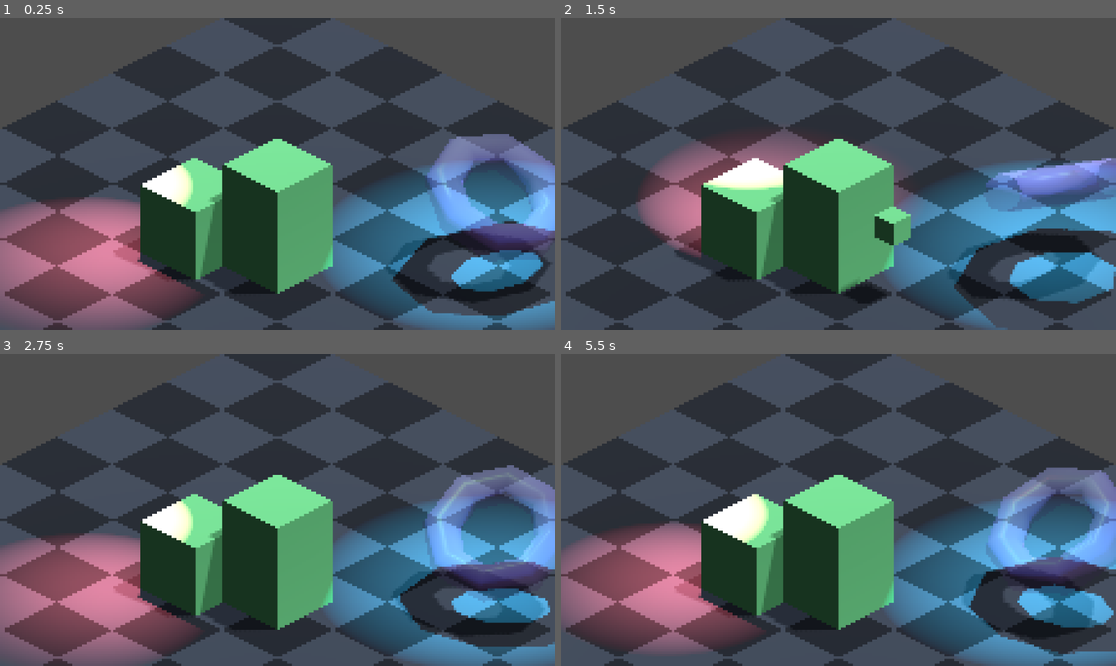
Above: before the commit, frames 1-4 (two rows, left to right).
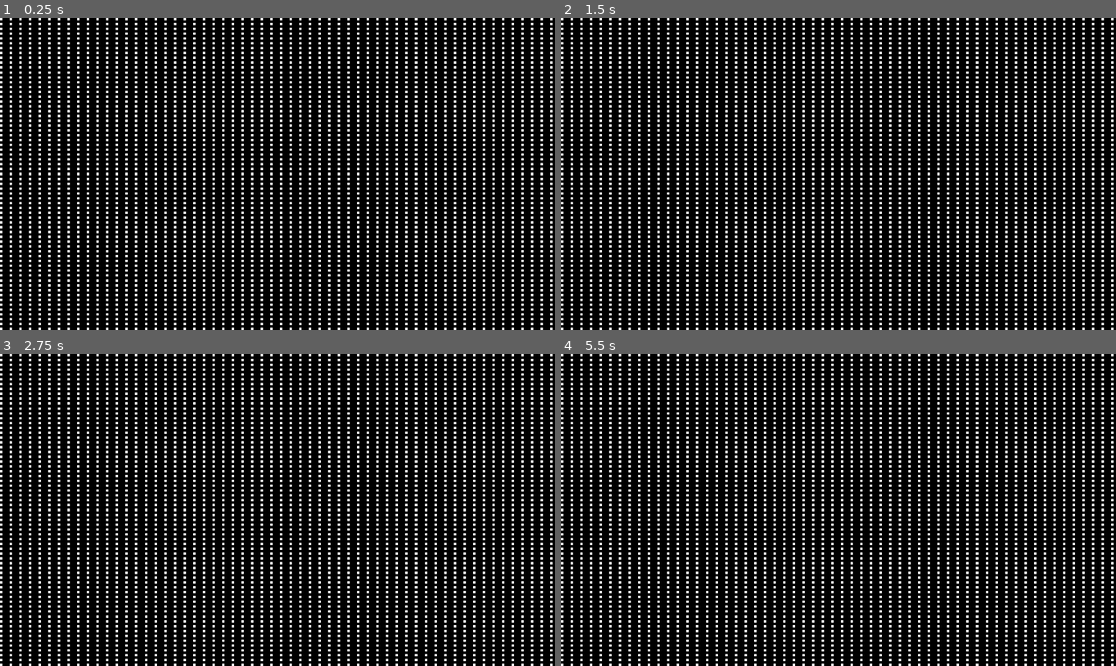
Above: after the commit, the same moments.

Repository: Combifightet/3d-pixel-art
Game: Godot game, scene res://scenes/main.tscn
Same seed, same stepped clock (60 frames per second), same inputs: the game is played once before the commit and once after it.
Inputs:
- Up to frame 1 (0.25 s): no input
- Up to frame 2 (1.5 s): no input
- Up to frame 3 (2.75 s): no input
- Up to frame 4 (5.5 s): no input

The runs differ from the first frame. In frame 1, 99% of the frame differs, in the area x 0-100%, y 0-100%; in frame 2, 99%; in frame 3, 99%; in frame 4, 99%.

Commit message:
chore: start migration to compatibility renderer

Diff:
--- a/project.godot
+++ b/project.godot
@@ -15,3 +15,8 @@
 run/main_scene="uid://omjjygspxutj"
 config/features=PackedStringArray("4.5", "GL Compatibility")
 config/icon="res://icon.svg"
+
+[rendering]
+
+renderer/rendering_method="gl_compatibility"
+renderer/rendering_method.mobile="gl_compatibility"
--- a/scenes/main.tscn
+++ b/scenes/main.tscn
@@ -1,16 +1,24 @@
-[gd_scene load_steps=19 format=3 uid="uid://omjjygspxutj"]
+[gd_scene load_steps=23 format=3 uid="uid://omjjygspxutj"]
 
 [ext_resource type="Script" uid="uid://l706aicvakf2" path="res://scripts/main.gd" id="1_o5qli"]
-[ext_resource type="Shader" uid="uid://dlxl1ys88d7o" path="res://shaders/edge_detection.gdshader" id="2_0wfyh"]
+[ext_resource type="Shader" uid="uid://dlxl1ys88d7o" path="res://shaders/edge_detection_Compatibility.gdshader" id="2_0wfyh"]
 [ext_resource type="Shader" uid="uid://coxtcp3p28on3" path="res://shaders/grid.gdshader" id="3_sugp2"]
+[ext_resource type="Script" uid="uid://bw6pv1fo30dnv" path="res://scripts/normal_buff_gen.gd" id="4_jyhfs"]
+[ext_resource type="Shader" uid="uid://c7ku25mckhl6y" path="res://shaders/normal.gdshader" id="5_tbgi4"]
+
+[sub_resource type="ViewportTexture" id="ViewportTexture_tbgi4"]
+viewport_path = NodePath("NormalViewportContainer/NormalViewport")
 
 [sub_resource type="ShaderMaterial" id="ShaderMaterial_sugp2"]
-render_priority = 0
+resource_local_to_scene = true
+render_priority = -1
 shader = ExtResource("2_0wfyh")
-shader_parameter/lineHighlight = 0.1999999955296
-shader_parameter/lineShadow = 0.5499999877064
+shader_parameter/NORMAL_TEXTURE = SubResource("ViewportTexture_tbgi4")
+shader_parameter/lineHighlight = 0.2
+shader_parameter/lineShadow = 0.55
 
 [sub_resource type="QuadMesh" id="QuadMesh_jyhfs"]
+resource_local_to_scene = true
 material = SubResource("ShaderMaterial_sugp2")
 flip_faces = true
 size = Vector2(2, 2)
@@ -118,6 +126,10 @@
 &"anim_loop": SubResource("Animation_sugp2")
 }
 
+[sub_resource type="ShaderMaterial" id="ShaderMaterial_tefeu"]
+render_priority = 0
+shader = ExtResource("5_tbgi4")
+
 [node name="Main" type="Node3D"]
 script = ExtResource("1_o5qli")
 
@@ -202,3 +214,22 @@
 &"": SubResource("AnimationLibrary_jyhfs")
 }
 autoplay = "anim_loop"
+
+[node name="NormalViewportContainer" type="SubViewportContainer" parent="."]
+texture_filter = 1
+anchors_preset = 15
+anchor_right = 1.0
+anchor_bottom = 1.0
+grow_horizontal = 2
+grow_vertical = 2
+stretch = true
+stretch_shrink = 5
+
+[node name="NormalViewport" type="SubViewport" parent="NormalViewportContainer" node_paths=PackedStringArray("main_scene_root", "main_camera")]
+handle_input_locally = false
+size = Vector2i(230, 129)
+render_target_update_mode = 4
+script = ExtResource("4_jyhfs")
+main_scene_root = NodePath("../../PixelViewportContainer/PixelViewport/Level")
+main_camera = NodePath("../../PixelViewportContainer/PixelViewport/Camera3D")
+normal_shader = SubResource("ShaderMaterial_tefeu")
--- /dev/null
+++ b/scripts/normal_buff_gen.gd
@@ -0,0 +1,62 @@
+# Attach this script to your SubViewport node.
+extends SubViewport
+
+# --- Assign these in the Inspector ---
+@export var main_scene_root : Node3D
+@export var main_camera : Camera3D
+@export var normal_shader : ShaderMaterial
+# ---------------------------------------
+
+# This dictionary links original nodes to their copies
+var node_map := {}
+@onready var viewport_camera: Camera3D
+
+func _ready():
+	if !main_scene_root || !main_camera:
+		printerr("Main scene root or Main Camera not set!")
+		return
+
+	# 1. Create and add the camera for this viewport
+	# We duplicate it to copy properties like FOV, near, far, etc.
+	viewport_camera = main_camera.duplicate()
+	add_child(viewport_camera)
+
+	# 2. Find and duplicate all meshes
+	var original_meshes = _find_meshes_recursively(main_scene_root)
+	for original_mesh: MeshInstance3D in original_meshes:
+		var mesh_copy = original_mesh.duplicate()
+		mesh_copy.mesh.surface_set_material(0, normal_shader)
+		add_child(mesh_copy)
+		node_map[original_mesh] = mesh_copy
+
+# Sync everything every frame
+func _process(_delta):
+	if !is_instance_valid(main_camera):
+		return
+
+	# 1. Sync the camera transform AND properties
+	viewport_camera.global_transform = main_camera.global_transform
+
+	# You must also sync any properties that might change at runtime
+	viewport_camera.fov = main_camera.fov
+	viewport_camera.size = main_camera.size # For orthographic
+	viewport_camera.projection = main_camera.projection
+
+	# 2. Sync all the mesh transforms
+	for original_mesh in node_map:
+		if is_instance_valid(original_mesh):
+			var copy_mesh = node_map[original_mesh]
+			copy_mesh.global_transform = original_mesh.global_transform
+		else:
+			var copy_mesh = node_map.erase(original_mesh)
+			if is_instance_valid(copy_mesh):
+				copy_mesh.queue_free()
+
+# Helper function to find all meshes
+func _find_meshes_recursively(node):
+	var meshes = []
+	for child in node.get_children():
+		if child is MeshInstance3D:
+			meshes.append(child)
+		meshes.append_array(_find_meshes_recursively(child))
+	return meshes
--- /dev/null
+++ b/shaders/edge_detection_Compatibility.gdshader
@@ -0,0 +1,107 @@
+shader_type spatial;
+render_mode specular_disabled, ambient_light_disabled;
+
+
+uniform sampler2D DEPTH_TEXTURE: hint_depth_texture, filter_linear_mipmap;
+uniform sampler2D SCREEN_TEXTURE: hint_screen_texture, filter_linear_mipmap;
+//uniform sampler2D NORMAL_TEXTURE: hint_normal_roughness_texture, filter_linear_mipmap;
+uniform sampler2D NORMAL_TEXTURE: hint_normal, filter_linear_mipmap;
+
+uniform float lineHighlight: hint_range(0.0, 1.0, 0.01) =  0.2;
+uniform float lineShadow:    hint_range(0.0, 1.0, 0.01) = 0.55;
+
+
+
+float getLinearDepth(vec2 screen_uv, sampler2D depthTexture, mat4 invProjectionMat, float mask){
+	// Raw depth to linear depth code from:
+	// https://docs.godotengine.org/en/latest/tutorials/shaders/advanced_postprocessing.html
+	float depth = texture(depthTexture, screen_uv).x * mask;
+	vec3 ndc = vec3(screen_uv * 2.0 - 1.0, depth);
+    vec4 view = invProjectionMat * vec4(ndc, 1.0);
+	view.xyz /= view.w;
+	return -view.z;
+}
+
+vec3 getNormal(vec2 uv, sampler2D normalTexture, float mask){
+	vec3 normal = texture(normalTexture, uv).rgb;
+	normal = normal * 2.0 - 1.0 * mask;
+	return normal;
+}
+
+float normalEdgeIndicator(vec3 normalEdgeBias, vec3 normal, vec3 neighborNormal, float depthDifference){
+	//From Kody King: https://threejs.org/examples/webgl_postprocessing_pixel.html
+	float normalDifference = dot(normal - neighborNormal, normalEdgeBias);
+	float normalIndicator = clamp(smoothstep(-.01, .01, normalDifference), 0.0, 1.0);
+	float depthIndicator = clamp(sign(depthDifference * .25 + .0025), 0.0, 1.0);
+	return (1.0 - dot(normal, neighborNormal)) * depthIndicator * normalIndicator;
+}
+
+
+
+void vertex() {
+	POSITION = vec4(VERTEX.xy, 1.0, 1.0);
+}
+
+
+void fragment() {
+	vec2 texelSize = 1.0/VIEWPORT_SIZE.xy;
+	vec2 offsetUV[4];
+
+	offsetUV[0] = SCREEN_UV + vec2( 0.0, -1.0) * texelSize;    // top
+	offsetUV[1] = SCREEN_UV + vec2(-1.0,  0.0) * texelSize;    // left
+	offsetUV[2] = SCREEN_UV + vec2( 0.0,  1.0) * texelSize;    // bottom
+	offsetUV[3] = SCREEN_UV + vec2( 1.0,  0.0) * texelSize;    // right
+
+
+	// Using alpha channel (screen roughness) to mask objects to not receive outlines
+	float outlineMask = texture(NORMAL_TEXTURE, SCREEN_UV).a;
+	outlineMask = ceil(outlineMask); // Objects with Roughness = 0 will not have and outline
+
+
+	float depth  = getLinearDepth(SCREEN_UV, DEPTH_TEXTURE, INV_PROJECTION_MATRIX, outlineMask);
+	float depthDiff = 0.0;
+	float depthDiffInverse = 0.5;
+	for (int i=0; i<offsetUV.length(); i++) {
+		float offsetDepth = getLinearDepth(
+			offsetUV[i],
+			DEPTH_TEXTURE,
+			INV_PROJECTION_MATRIX,
+			outlineMask
+		);
+		depthDiff += clamp(offsetDepth - depth, 0.0, 1.0);
+		depthDiffInverse += depth - offsetDepth;
+	}
+	depthDiff = smoothstep(0.25, 0.3, depthDiff);
+	depthDiffInverse = clamp(depthDiffInverse, 0.0, 1.0);
+	depthDiffInverse = clamp(smoothstep(0.9, 0.9, depthDiffInverse)*10.0, 0.0, 1.0);
+
+
+	vec3 normal = getNormal(SCREEN_UV, NORMAL_TEXTURE, outlineMask);
+	float normalDiff = 0.0;
+	vec3 normalEdgeBias = vec3(1.0);
+	for (int i=0; i<offsetUV.length(); i++) {
+		normalDiff += normalEdgeIndicator(
+			normalEdgeBias,
+			normal,
+			getNormal(offsetUV[i], NORMAL_TEXTURE, outlineMask),
+			depthDiff
+		);
+	}
+	normalDiff = smoothstep(0.2, 0.2, normalDiff);
+	normalDiff = clamp(normalDiff-depthDiffInverse, 0.0, 1.0);
+
+
+	ALBEDO = texture(SCREEN_TEXTURE, SCREEN_UV).rgb;
+	float innerLines = clamp(normalDiff-depthDiff, 0.0, 1.0);
+
+	ALBEDO += innerLines*lineHighlight;
+	ALBEDO -= ALBEDO*depthDiff*lineShadow;
+
+	ALBEDO = vec3(normalDiff);
+	//ALBEDO = texture(NORMAL_TEXTURE, SCREEN_UV).rgb;
+
+}
+
+void light() {
+	DIFFUSE_LIGHT = vec3(1.0);
+}
--- /dev/null
+++ b/shaders/normal.gdshader
@@ -0,0 +1,11 @@
+shader_type spatial;
+render_mode unshaded; // We don't need lighting for this
+
+
+void fragment() {
+    // NORMAL is in view-space, you might want world-space
+    // vec3 world_normal = (INV_VIEW_MATRIX * vec4(NORMAL, 0.0)).xyz;
+
+    // Encode the normal data (which is -1 to 1) as a color (0 to 1)
+    ALBEDO = NORMAL;// * 0.5 + 0.5;
+}
Not shown, added: scripts/normal_buff_gen.gd.uid
Renamed: shaders/edge_detection.gdshader.uid -> shaders/edge_detection_Compatibility.gdshader.uid
Renamed: shaders/edge_detection.gdshader -> shaders/edge_detection_Forward+.gdshader
Not shown, added: shaders/edge_detection_Forward+.gdshader.uid
Not shown, added: shaders/normal.gdshader.uid
